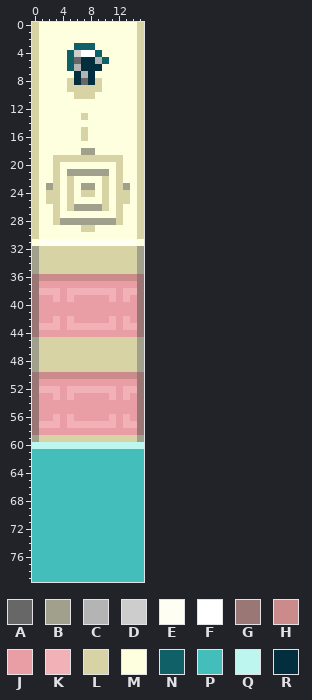
Pixel-art file -- Assets/Runtime/Aseprite/Pillars/PillarHookUp.aseprite. Above, as it was before the edit.
16x80 pixels, 1 frame.
Palette (. is transparent): A #676767  B #a0a08d  C #b4b4b4  D #cdcdcd  E #fefff2  F #ffffff  G #9a7675  H #cb8b8a  J #e99ea5  K #f2b0b7  L #d8d3a5  M #fdffdf  N #0f6167  P #44beba  Q #bcf6ef  R #032e3d
Pixels before, first column x 0:
 0 LMMMMMMMMMMMMMML
 1 LMMMMMMMMMMMMMML
 2 LMMMMMMMMMMMMMML
 3 LMMMMMNNNMMMMMML
 4 LMMMMNDFFNMMMMML
 5 LMMMMNARRCNMMMML
 6 LMMMMNCRRRMMMMML
 7 LMMMMMRCRMMMMMML
 8 LMMMMLRARLMMMMML
 9 LMMMMLLLLLMMMMML
10 LMMMMMLLLMMMMMML
11 LMMMMMMMMMMMMMML
12 LMMMMMMMMMMMMMML
13 LMMMMMMLMMMMMMML
14 LMMMMMMMMMMMMMML
15 LMMMMMMLMMMMMMML
16 LMMMMMMLMMMMMMML
17 LMMMMMMMMMMMMMML
18 LMMMMMMBBMMMMMML
19 LMMLLLLLLLLLLMML
20 LMMLMMMMMMMMLMML
21 LMMLMBBBBBBMLMML
22 LMMLMLMMMMLMLMML
23 LMBLMLMBBMLMLBML
24 LMLLMLMLLMLMLLML
25 LMLLMLMMMMLMLLML
26 LMMLMLBBBBLMLMML
27 LMMLMMMMMMMMLMML
28 LMMLBBBBBBBBLMML
29 LMMMMMMLLMMMMMML
30 LMMMMMMMMMMMMMML
31 MEEEEEEEEEEEEEEM
32 BLLLLLLLLLLLLLLB
33 BLLLLLLLLLLLLLLB
34 BLLLLLLLLLLLLLLB
35 BLLLLLLLLLLLLLLB
36 GHHHHHHHHHHHHHHG
37 GJJJJJJJJJJJJJJG
38 GKKKJKKKKKKKJKKG
39 GJJKJKJJJJJKJKJG
40 GJJJJJJJJJJJJJJG
41 GJJJJJJJJJJJJJJG
42 GJJKJKJJJJJKJKJG
43 GKKKJKKKKKKKJKKG
44 GJJJJJJJJJJJJJJG
45 BLLLLLLLLLLLLLLB
46 BLLLLLLLLLLLLLLB
47 BLLLLLLLLLLLLLLB
48 BLLLLLLLLLLLLLLB
49 BLLLLLLLLLLLLLLB
50 GHHHHHHHHHHHHHHG
51 GJJJJJJJJJJJJJJG
52 GKKKJKKKKKKKJKKG
53 GJJKJKJJJJJKJKJG
54 GJJJJJJJJJJJJJJG
55 GJJJJJJJJJJJJJJG
56 GJJKJKJJJJJKJKJG
57 GKKKJKKKKKKKJKKG
58 GJJJJJJJJJJJJJJG
59 BLLLLLLLLLLLLLLB
60 QQQQQQQQQQQQQQQQ
61 PPPPPPPPPPPPPPPP
62 PPPPPPPPPPPPPPPP
63 PPPPPPPPPPPPPPPP
64 PPPPPPPPPPPPPPPP
65 PPPPPPPPPPPPPPPP
66 PPPPPPPPPPPPPPPP
67 PPPPPPPPPPPPPPPP
68 PPPPPPPPPPPPPPPP
69 PPPPPPPPPPPPPPPP
70 PPPPPPPPPPPPPPPP
71 PPPPPPPPPPPPPPPP
72 PPPPPPPPPPPPPPPP
73 PPPPPPPPPPPPPPPP
74 PPPPPPPPPPPPPPPP
75 PPPPPPPPPPPPPPPP
76 PPPPPPPPPPPPPPPP
77 PPPPPPPPPPPPPPPP
78 PPPPPPPPPPPPPPPP
79 PPPPPPPPPPPPPPPP
And afterwards:
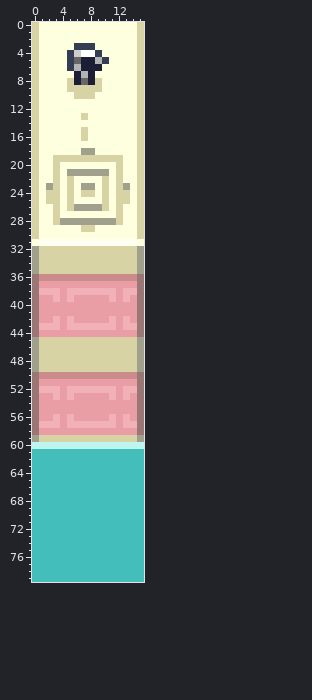
Diff:
Colour N changes from #0f6167 to #353d54.
Colour R changes from #032e3d to #1c1e35.
Pixel boxes of the changes (left, top, right, bottom) in both pictures:
changed: (67, 43, 109, 85)
